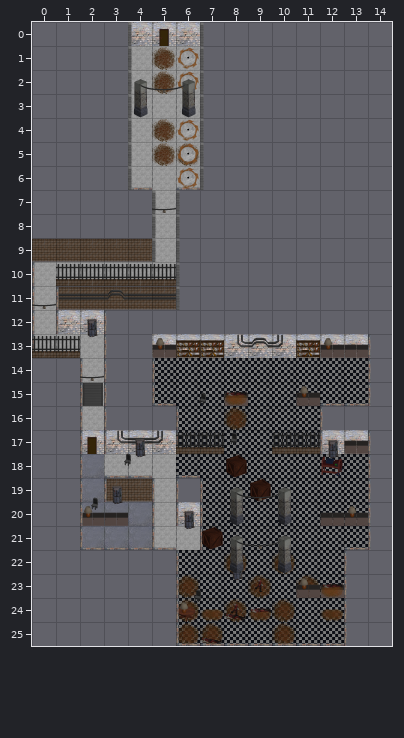
Two versions of a level (Tiled map, assetSource/evilWithin/meatBasementTopMap.tmx). Above, as it was before the edit.
Cells are 128x128 px. Shown: x 0..14, y 0..25.
Once edited:
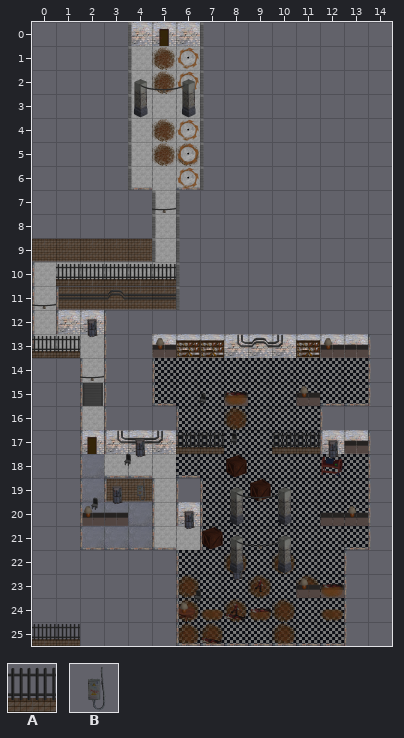
Key: from "tilesTop": A 16, B 51.
_ is an empty cell, . an unchanged one.
Objects are placed by their top-left corner, in cells (3,4 is the top-left corner of cell 3,4); size is 1x1 cell unless given.
Author's note on the commit: experiment with moving a logic tile and nav path update
From old to new:
--- layer "decals"
@@ x 4..4 @@
-19 _
+19 B
--- layer "tileLogic"
+A "Removable wall2" at 0,25
+A "Removable wall1" at 1,25
